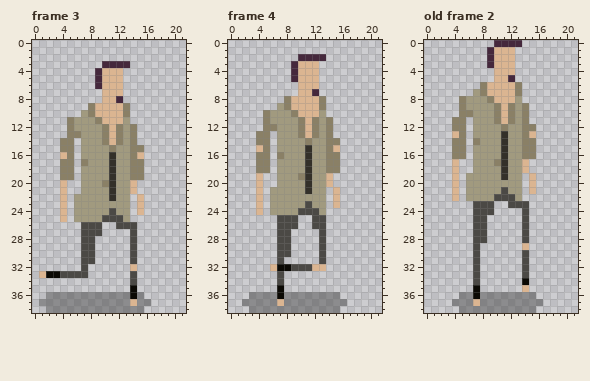
Edited in one commit: pixel-art file (core/assets/sprites/npc/player2.aseprite). Above, as it was before the edit.
22x39 pixels, 8 frames. Shown: frame 3, frame 4, old frame 2. The commit also changed other frames, which this record leaves out.
Now the later version:
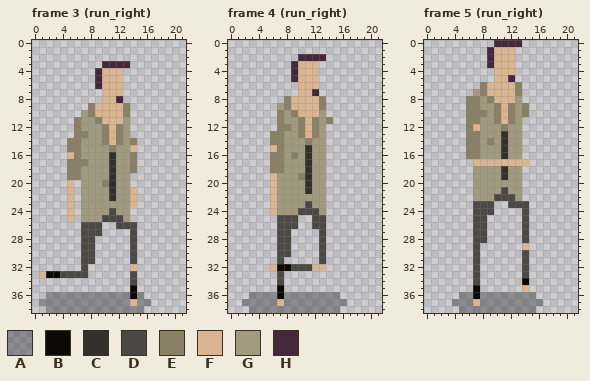
Palette (. is transparent): A #00000051  B #0b0904  C #333029  D #4b4945  E #8a8066  F #dbb591  G #a19a7f  H #45283c
A new or re-ordered frame is compared with the old frame closest to it.
Commit: Add 6 cycle player movement (down todo)
The exact change:
frames 8 -> 23
Changed rows in their new state; - is an unchanged pixel.
Frame 3 (run_right):
first column x 4:
11 -.E---------
12 -.E-------.-
13 -.-E------.-
14 .-E---------
15 .-E-------F.
16 .FE--------.
17 .-E--------.
18 .-E--------.
19 .-E-------..
20 .F--------.-
21 .F----------
22 .F.-------F.
23 .F.-------F.
24 .F.--------.
25 .F.---------
Frame 4 (run_right):
first column x 4:
10 -..E--------
11 -..E--------
12 -..EE-----.-
13 ..EE------.-
14 ..EE------..
15 ..FE------..
16 ..E--E----..
17 ..EE------..
18 ..EE------..
19 .-F-------.-
20 .-F-------.-
21 .-F--------.
22 .-F--------.
23 .-F--------.
24 .-F---------
Frame 5 (run_right) is new; against old frame 2:
first column x 4:
 8 -.EE--------
 9 -.EE--------
10 -.-EE-------
11 ..EE------.-
12 ..EF------..
13 ..EE------..
14 ..E--E----..
15 ..EE------..
16 ..EE------..
17 .--FFFFFFF--
18 .---------.-
19 .-.--------.
20 .-.--------.
21 .-.--------.
22 .-.---------
Boxes around the changes in both pictures, in picture pixels (x1, y1, x2, y2):
changed: (60, 117, 88, 222)
changed: (130, 124, 144, 215)
changed: (256, 110, 340, 215)
changed: (452, 96, 536, 201)
